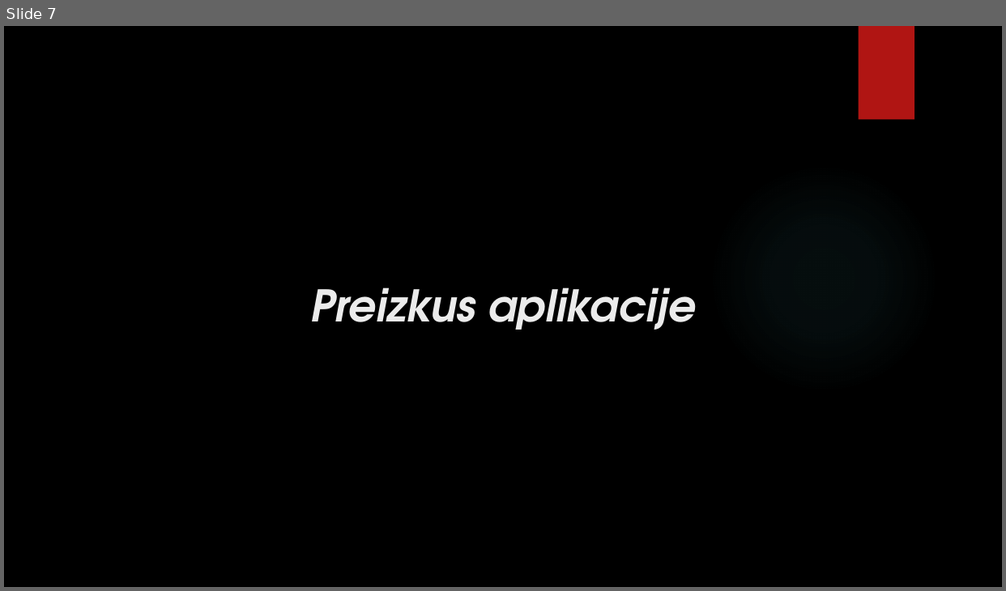
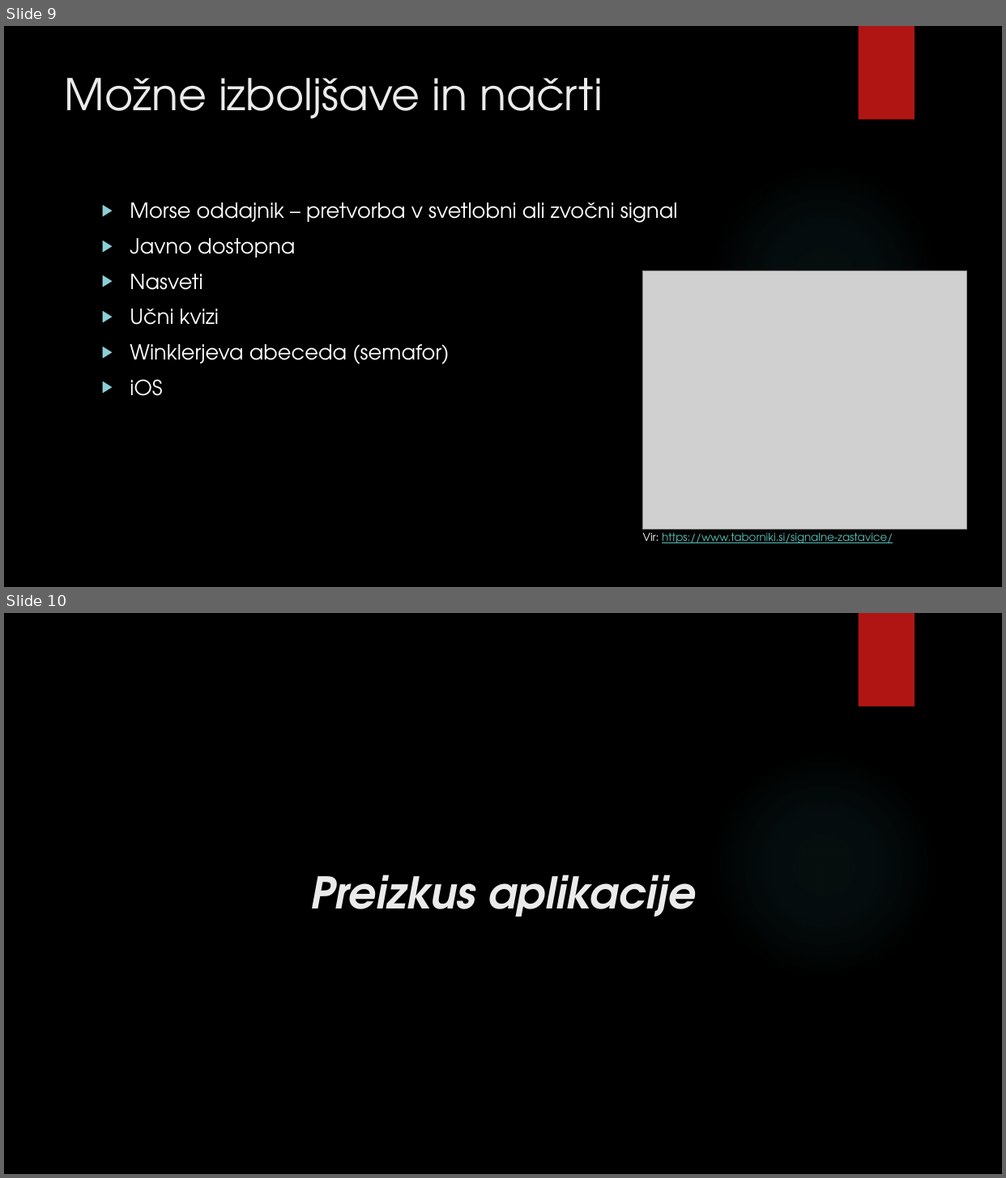
Before and after one commit to MrSlick01/MorsePrevajalnik, a slide deck: ZagovorSeminarske_JarcDejan.pptx. Shown one above the other, each under a label of ours: slide 7 before the commit, slides 9 and 10 after it. The pictures are 1006x591 and 1006x1178 pixels, drawn with LibreOffice and Linux fonts; fonts in the diff are those of the drawing; grey boxes stand for pictures; background and template pictures are left out. Boxes give left, top, right and bottom in pixels: in the first picture for what was removed or moved away, otherwise in the second. Text is boxed around its words. In the diff, an @@ line names an element or a change of style, - is before the commit and + after.

```diff
--- a/ZagovorSeminarske_JarcDejan.pptx
+++ b/ZagovorSeminarske_JarcDejan.pptx
@@ slide 9 added at (x1=4, y1=26, x2=1002, y2=587), background picture (left out); not listed: 2 template elements that a slide beside it also shows @@
@@ title added at (x1=65, y1=78, x2=602, y2=119), 42 pt, text #EBEBEB @@
+Možne izboljšave in načrti
@@ text added at (x1=130, y1=203, x2=678, y2=396), 20 pt, text #FFFFFF @@
+▶ Morse oddajnik – pretvorba v svetlobni ali zvočni signal
+▶ Javno dostopna
+▶ Nasveti
+▶ Učni kvizi
+▶ Winklerjeva abeceda (semafor)
+▶ iOS
@@ picture added at (x1=643, y1=271, x2=967, y2=530) @@
@@ text added at (x1=643, y1=533, x2=893, y2=544), 10.5 pt, text #58C1BA, underline @@
+Vir: https://www.taborniki.si/signalne-zastavice/
@@ what was slide 7 is now slide 10 @@
```
Also in this commit, not shown: 3 slides changed, 2 other slides added.
